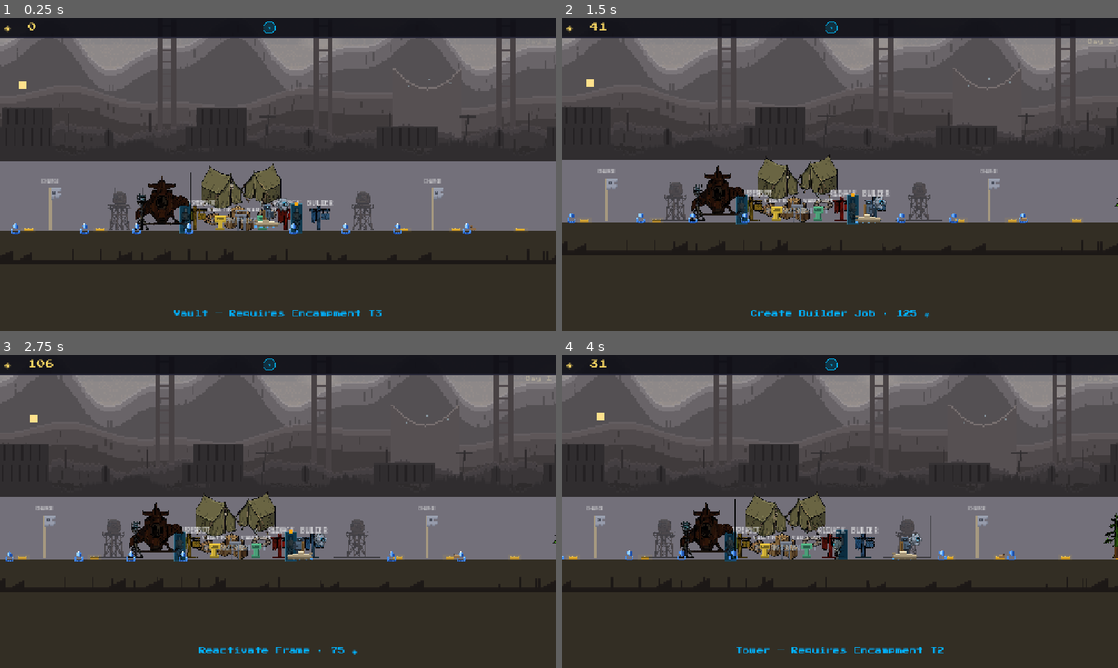
Above: before the commit, frames 1-4 (two rows, left to right).
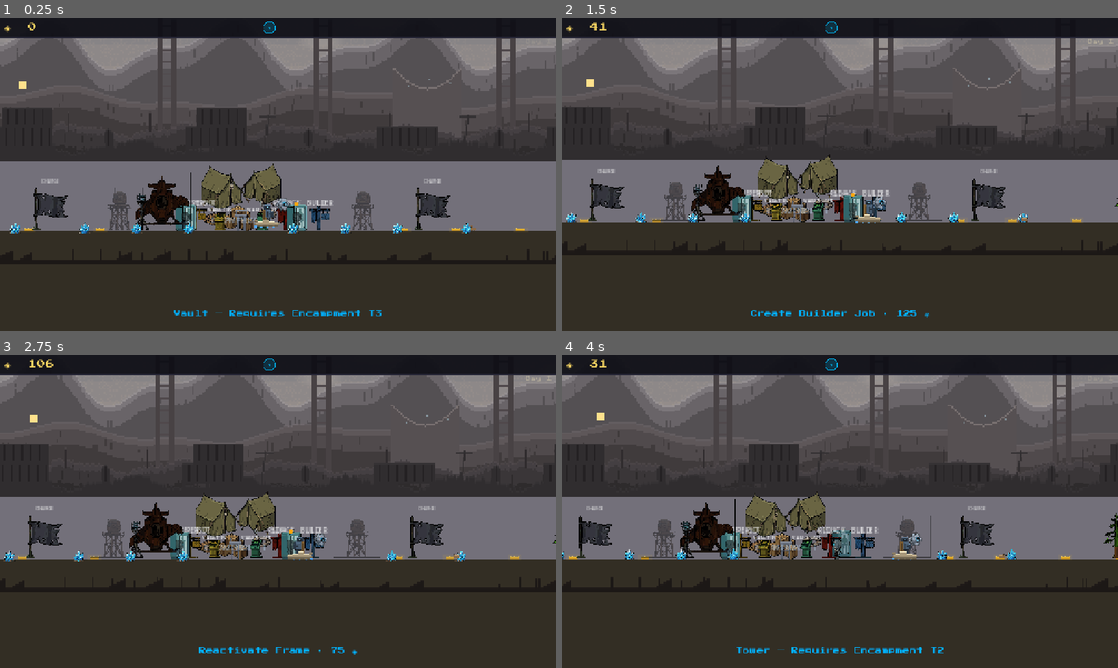
Above: after the commit, the same moments.

Repository: elliswalker/guardian-rising-game
Game: Godot game, scene res://scenes/world/cosmodrome.tscn
Two runs of this game, one before a commit and one after it. Both use one fixed random seed, a clock stepped at 60 frames per second and the inputs below. This scene is started directly instead of the project's main scene.
Inputs:
- Up to frame 1 (0.25 s): no input
- Up to frame 2 (1.5 s): tap Enter (ui_accept) at 0.5, 0.77 s; hold E (ability) 0.53-1.28 s; hold D (move_right) from 0.53 s (still down); tap Space (action) at 1.35 s
- Up to frame 3 (2.75 s): tap Enter (ui_accept) at 1.52 s; release D (move_right) at 2.03 s; hold A (move_left) from 2.03 s (still down); hold E (ability) from 2.03 s (still down)
- Up to frame 4 (4 s): release A (move_left) at 2.78 s; release E (ability) at 2.78 s; hold D (move_right) from 2.78 s (still down); tap Space (action) at 2.85 s; tap Enter (ui_accept) at 3.02, 3.77 s; hold E (ability) from 3.53 s (still down)

The runs differ from the first frame. In frame 1, 2.0% of the frame differs, in the area x 1-85%, y 54-70%; in frame 2, 2.0%, in the area x 0-84%, y 51-66%; in frame 3, 1.9%; in frame 4, 1.8%.

Commit message:
PRO migration wave 3: beacon, vault, war flag, locker, glimmer, shrine
Progress on #49 — the props round, all reviewed from candidate sheets
(selections tagged gr-structures in PixelLab):

- Vault pads: gunmetal terminal kiosk with amber screen — desaturated so
  deposit gold / withdraw green tints stay readable
- Attack flag: tattered grey swallowtail standard (own pole baked in;
  old ColorRect pole hidden) — steel/red/green state tints preserved
- Frame lockers: teal stasis pod with a dormant robot in the frosted
  window; the standing husk inherits texture AND scale now
- Glimmer: luminous crystal cluster for caches and combat shards
- Shrine pedestal imported (wiring with the shrine pass)
- Side-profile car wrecks and the tech-gate portal variant banked as
  field props

Co-Authored-By: Claude Sonnet 4.6 <noreply@anthropic.com>

Diff:
--- a/scenes/world/attack_flag.tscn
+++ b/scenes/world/attack_flag.tscn
@@ -1,7 +1,7 @@
 [gd_scene load_steps=4 format=3]
 
 [ext_resource type="Script" path="res://scripts/world/attack_flag.gd" id="1"]
-[ext_resource type="Texture2D" path="res://assets/sprites/structures/attack_flag_banner.png" id="2"]
+[ext_resource type="Texture2D" path="res://assets/sprites/structures/pro_flag.png" id="2"]
 
 [sub_resource type="RectangleShape2D" id="RectangleShape2D_1"]
 size = Vector2(22, 36)
@@ -18,11 +18,11 @@
 offset_top = -48.0
 offset_right = 1.5
 offset_bottom = 0.0
-color = Color(0.65, 0.60, 0.50, 1.0)
+color = Color(0.65, 0.60, 0.50, 0.0)
 
 [node name="Banner" type="Sprite2D" parent="."]
-position = Vector2(1, -48)
-centered = false
+position = Vector2(0, -24.0)
+scale = Vector2(0.8, 0.8)
 texture = ExtResource("2")
 modulate = Color(0.62, 0.64, 0.70, 1)
 
--- a/scenes/world/glimmer_cache.tscn
+++ b/scenes/world/glimmer_cache.tscn
@@ -1,7 +1,7 @@
 [gd_scene load_steps=4 format=3]
 
 [ext_resource type="Script" path="res://scripts/world/glimmer_cache.gd" id="1"]
-[ext_resource type="Texture2D" path="res://assets/sprites/world/glimmer_crystal.png" id="2"]
+[ext_resource type="Texture2D" path="res://assets/sprites/world/pro_glimmer.png" id="2"]
 
 [sub_resource type="RectangleShape2D" id="RectangleShape2D_1"]
 size = Vector2(14, 14)
@@ -11,6 +11,7 @@
 
 [node name="Sprite" type="Sprite2D" parent="."]
 position = Vector2(0, -1)
+scale = Vector2(0.3243, 0.3243)
 texture = ExtResource("2")
 
 [node name="CollisionShape2D" type="CollisionShape2D" parent="."]
--- a/scenes/world/guardian.tscn
+++ b/scenes/world/guardian.tscn
@@ -1,7 +1,7 @@
 [gd_scene load_steps=5 format=3]
 
 [ext_resource type="Script" path="res://scripts/world/guardian.gd" id="1"]
-[ext_resource type="Texture2D" path="res://assets/sprites/structures/locker.png" id="2"]
+[ext_resource type="Texture2D" path="res://assets/sprites/structures/pro_locker.png" id="2"]
 [ext_resource type="Texture2D" path="res://assets/sprites/structures/frame_right.png" id="3"]
 
 [sub_resource type="RectangleShape2D" id="RectangleShape2D_1"]
@@ -11,7 +11,8 @@
 script = ExtResource("1")
 
 [node name="LockerSprite" type="Sprite2D" parent="."]
-position = Vector2(0, -15)
+position = Vector2(0, -17)
+scale = Vector2(0.5397, 0.5397)
 texture = ExtResource("2")
 texture_filter = 1
 
--- a/scenes/world/vault_pad.tscn
+++ b/scenes/world/vault_pad.tscn
@@ -1,7 +1,7 @@
 [gd_scene load_steps=4 format=3]
 
 [ext_resource type="Script" path="res://scripts/world/vault_pad.gd" id="1"]
-[ext_resource type="Texture2D" path="res://assets/sprites/structures/vault_pad.png" id="2"]
+[ext_resource type="Texture2D" path="res://assets/sprites/structures/pro_vault.png" id="2"]
 
 [sub_resource type="RectangleShape2D" id="RectangleShape2D_1"]
 size = Vector2(18, 20)
@@ -11,7 +11,8 @@
 
 [node name="Marker" type="Sprite2D" parent="."]
 centered = false
-offset = Vector2(-7, -18)
+scale = Vector2(0.3571, 0.3571)
+offset = Vector2(-20, -56)
 texture = ExtResource("2")
 
 [node name="Label" type="Label" parent="."]
--- a/scripts/world/guardian.gd
+++ b/scripts/world/guardian.gd
@@ -394,7 +394,8 @@
 		_locker_husk = Sprite2D.new()
 		_locker_husk.texture = _locker_sprite.texture
 		_locker_husk.texture_filter = CanvasItem.TEXTURE_FILTER_NEAREST
-		_locker_husk.global_position = Vector2(_spawn_pos.x, _spawn_pos.y - 15.0)
+		_locker_husk.global_position = Vector2(_spawn_pos.x, _spawn_pos.y - 17.0)
+		_locker_husk.scale = _locker_sprite.scale
 		_locker_husk.modulate = Color(0.75, 0.78, 0.82, 1.0)  # powered-down tint
 		_locker_husk.z_index = -1
 		get_parent().call_deferred("add_child", _locker_husk)
Binary file added: assets/sprites/structures/pro_flag.png
Binary file added: assets/sprites/structures/pro_locker.png
Binary file added: assets/sprites/structures/pro_shrine.png
Binary file added: assets/sprites/structures/pro_vault.png
Binary file added: assets/sprites/world/pro_glimmer.png
